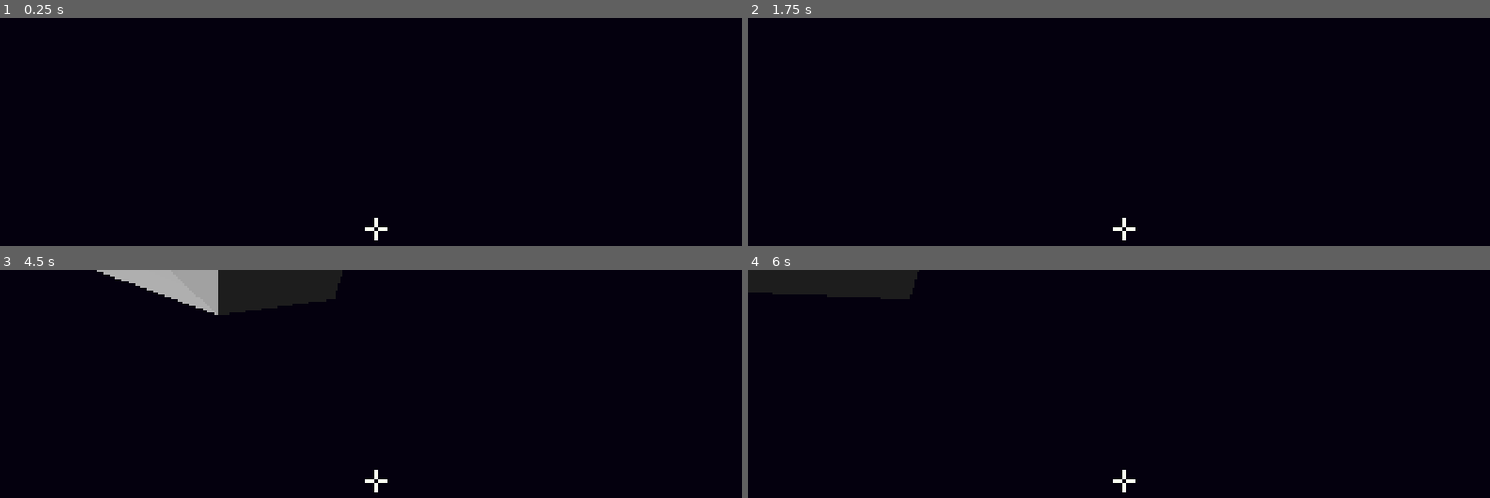
Above: before the commit, frames 1-4 (two rows, left to right).
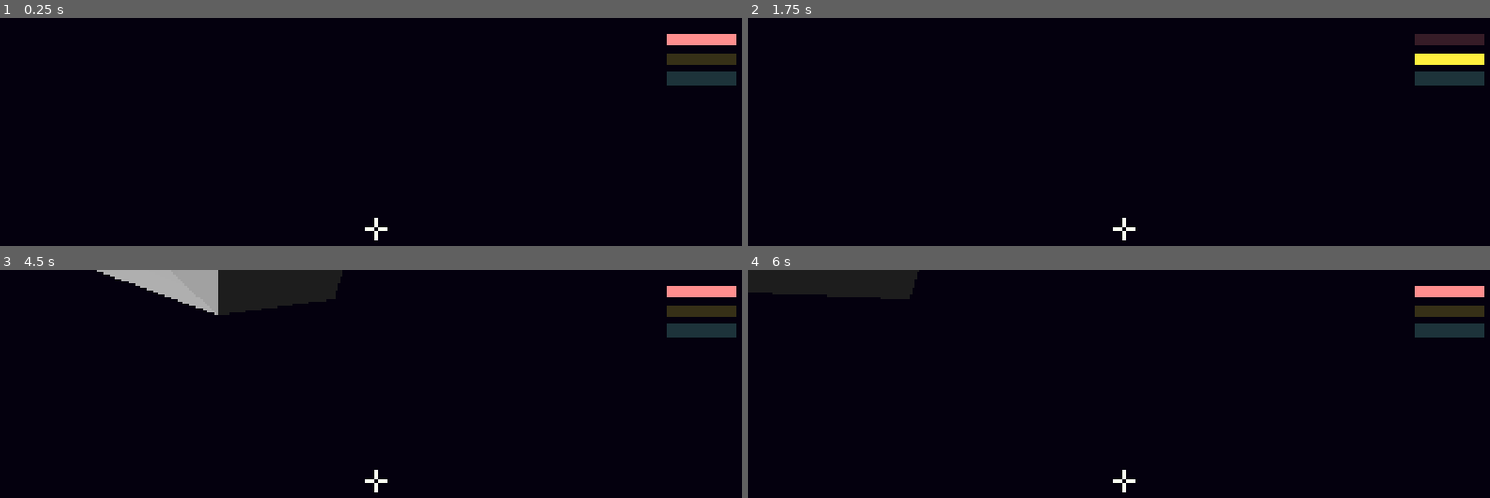
Above: after the commit, the same moments.

Repository: CobraScript/space-platformer
Game: Godot game, scene res://scenes/main.tscn
Same seed, same stepped clock (60 frames per second), same inputs: the game is played once before the commit and once after it.
Inputs (mouse positions are in pixels of both pictures, inside the frame that each line leads up to):
- Up to frame 1 (0.25 s): no input
- Up to frame 2 (1.75 s): tap Enter at 0.5 s; move the mouse to (1163, 227) at 0.52 s; press the mouse at (1163, 227) at 0.53 s; right-click (1163, 227) at 0.8 s; tap Space at 1.25 s; move the mouse to (1089, 230) at 1.27 s; release the mouse at (1089, 230) at 1.28 s; right-click (1089, 230) at 1.35 s; tap Mouse wheel down (throw_speed_down, bound only after the co… at 1.55 s
- Up to frame 3 (4.5 s): tap Enter at 2, 3.5 s; move the mouse to (393, 472) at 2.02 s; hold Mouse wheel down (throw_speed_down, bound only after the co… 2.03-2.78 s; tap Mouse wheel up (throw_speed_up, bound only after the commit) at 2.3, 2.85 s; tap Space at 2.75, 4.25 s; move the mouse to (363, 488) at 2.77 s; click (363, 488) at 3.05 s; move the mouse to (430, 486) at 3.52 s; press the mouse at (430, 486) at 3.53 s; right-click (430, 486) at 3.8 s; move the mouse to (319, 475) at 4.27 s; release the mouse at (319, 475) at 4.28 s; right-click (319, 475) at 4.35 s
- Up to frame 4 (6 s): tap Mouse wheel down (throw_speed_down, bound only after the co… at 4.55 s; move the mouse to (1133, 482) at 5.02 s; hold Mouse wheel down (throw_speed_down, bound only after the co… 5.03-5.78 s; tap Mouse wheel up (throw_speed_up, bound only after the commit) at 5.3, 5.85 s; move the mouse to (1096, 472) at 5.77 s

The runs differ from the first frame. In frame 1, 1.5% of the frame differs, in the area x 89-100%, y 6-30%; in frame 2, 1.5%; in frame 3, 1.5%; in frame 4, 1.5%.

Commit message:
Added different throwing speeds

Diff:
--- a/project.godot
+++ b/project.godot
@@ -48,6 +48,16 @@
 "events": [Object(InputEventMouseButton,"resource_local_to_scene":false,"resource_name":"","device":-1,"window_id":0,"a …(258 unchanged characters)…
 ]
 }
+throw_speed_up={
+"deadzone": 0.2,
+"events": [Object(InputEventMouseButton,"resource_local_to_scene":false,"resource_name":"","device":-1,"window_id":0,"alt_pressed":false,"shift_pressed":false,"ctrl_pressed":false,"meta_pressed":false,"button_mask":8,"position":Vector2(118, 27),"global_position":Vector2(132, 100),"factor":1.0,"button_index":4,"canceled":false,"pressed":true,"double_click":false,"script":null)
+]
+}
+throw_speed_down={
+"deadzone": 0.2,
+"events": [Object(InputEventMouseButton,"resource_local_to_scene":false,"resource_name":"","device":-1,"window_id":0,"alt_pressed":false,"shift_pressed":false,"ctrl_pressed":false,"meta_pressed":false,"button_mask":16,"position":Vector2(268, 28),"global_position":Vector2(282, 101),"factor":1.0,"button_index":5,"canceled":false,"pressed":true,"double_click":false,"script":null)
+]
+}
 
 [layer_names]
 
--- a/scenes/player.tscn
+++ b/scenes/player.tscn
@@ -10,8 +10,8 @@
 script = ExtResource("1_3vyb7")
 sensitivity = 0.004
 debris_hold_offset = Vector3(0, 0, -1.3)
-debris_throw_impulse = 240.0
 mass = 60.0
+debris_throw_impulses = Array[float]([400.0, 240.0, 150.0])
 
 [node name="CollisionShape3D" type="CollisionShape3D" parent="." unique_id=354367750]
 transform = Transform3D(1, 0, 0, 0, -4.371139e-08, 1, 0, -1, -4.371139e-08, 0, 0, 0)
--- a/scenes/ui.tscn
+++ b/scenes/ui.tscn
@@ -1,6 +1,7 @@
 [gd_scene format=3 uid="uid://0ysaefpfdvx8"]
 
 [ext_resource type="Shader" uid="uid://dva7y8mgogg01" path="res://assets/invert.gdshader" id="1_nt7q6"]
+[ext_resource type="Script" uid="uid://cn10viokb6flb" path="res://scripts/ui.gd" id="1_x4jx1"]
 
 [sub_resource type="ShaderMaterial" id="ShaderMaterial_c6smh"]
 shader = ExtResource("1_nt7q6")
@@ -12,6 +13,7 @@
 anchor_bottom = 1.0
 grow_horizontal = 2
 grow_vertical = 2
+script = ExtResource("1_x4jx1")
 
 [node name="Crosshair" type="Control" parent="." unique_id=1048485022]
 layout_mode = 1
@@ -56,3 +58,38 @@
 offset_left = 27.0
 offset_right = 33.0
 offset_bottom = 22.0
+
+[node name="ThrowSpeedPanel" type="Control" parent="." unique_id=2015251866]
+layout_mode = 1
+anchors_preset = 1
+anchor_left = 1.0
+anchor_right = 1.0
+offset_left = -230.0
+offset_top = 30.0
+offset_right = -30.0
+offset_bottom = 180.0
+grow_horizontal = 0
+
+[node name="ColorRect" type="ColorRect" parent="ThrowSpeedPanel" unique_id=1060168515]
+layout_mode = 0
+offset_left = 10.0
+offset_top = 10.0
+offset_right = 190.0
+offset_bottom = 40.0
+color = Color(1, 0.55699646, 0.55699646, 1)
+
+[node name="ColorRect2" type="ColorRect" parent="ThrowSpeedPanel" unique_id=1706388121]
+layout_mode = 0
+offset_left = 10.0
+offset_top = 60.0
+offset_right = 190.0
+offset_bottom = 90.0
+color = Color(1, 0.93719584, 0.24132377, 1)
+
+[node name="ColorRect3" type="ColorRect" parent="ThrowSpeedPanel" unique_id=1866484670]
+layout_mode = 0
+offset_left = 10.0
+offset_top = 110.0
+offset_right = 190.0
+offset_bottom = 140.0
+color = Color(0.50438434, 1, 0.9231401, 1)
--- a/scripts/player.gd
+++ b/scripts/player.gd
@@ -3,13 +3,14 @@
 
 @export var sensitivity: float
 @export var debris_hold_offset: Vector3
-@export var debris_throw_impulse: float
 @export var mass: float
+@export var debris_throw_impulses: Array[float]
 
 @onready var camera: Camera3D = $Camera3D
 @onready var ray: RayCast3D = $Camera3D/RayCast3D
 
 var debris: RigidBody3D
+var throw_speed_index: int = 0
 
 
 func _ready() -> void:
@@ -28,23 +29,34 @@
 		# Turning the camera
 		if event is InputEventMouseMotion:
 			rotation.y += -event.relative.x * sensitivity
-			rotation.x = clampf(
-				rotation.x - event.relative.y * sensitivity, -PI / 2, PI / 2)
+			rotation.x = clampf(rotation.x - event.relative.y * sensitivity,
+								-PI / 2, PI / 2)
 			if debris:
 				position = debris.position - basis * debris_hold_offset
 
-		# Grabbing debris (aka tungsten cube)
-		if event.is_action_pressed("grab_debris") and not debris and ray.is_colliding():
+		# Grabbing debris
+		if event.is_action_pressed("grab_debris") and not debris \
+				and ray.is_colliding():
 			debris = ray.get_collider()
 			var offset: Vector3 = basis * debris_hold_offset
 			position = debris.position - offset
 			velocity = Vector3.ZERO
 
-		# Throwing debris and launching player at 5 billion mph
+		# Throwing debris and launching player
 		if event.is_action_pressed("throw_debris") and debris:
 			debris.freeze = false
 			var dir: Vector3 = basis * Vector3.FORWARD
-			debris.apply_impulse(debris_throw_impulse * dir)
-			debris.apply_torque_impulse(Vector3(randf_range(-5, 5),randf_range(-5, 5),randf_range(-5, 5)))
-			velocity = debris_throw_impulse / mass * -dir
+			var impulse: float = debris_throw_impulses[throw_speed_index]
+			debris.apply_impulse(impulse * dir)
+			debris.apply_torque_impulse(Vector3(
+				randf_range(-5, 5), randf_range(-5, 5), randf_range(-5, 5)
+			))
+			velocity = impulse / mass * -dir
 			debris = null
+
+		# Throw speed
+		if event.is_action_pressed("throw_speed_up"):
+			throw_speed_index -= 1
+		if event.is_action_pressed("throw_speed_down"):
+			throw_speed_index += 1
+		throw_speed_index = clampi(throw_speed_index, 0, 2)
--- /dev/null
+++ b/scripts/ui.gd
@@ -0,0 +1,22 @@
+extends Control
+
+
+@onready var throw_speed_panel = $ThrowSpeedPanel
+
+var throw_speed_index: int = 0
+
+
+func _ready() -> void:
+	for child in throw_speed_panel.get_children():
+		child.modulate.a = 0.2
+	throw_speed_panel.get_child(throw_speed_index).modulate.a = 1
+
+func _input(event: InputEvent) -> void:
+	var prev_index: int = throw_speed_index
+	if event.is_action_pressed("throw_speed_up") and throw_speed_index > 0:
+		throw_speed_index -= 1
+	if event.is_action_pressed("throw_speed_down") and throw_speed_index < 2:
+		throw_speed_index += 1
+	if throw_speed_index != prev_index:
+		throw_speed_panel.get_child(prev_index).modulate.a = 0.2
+		throw_speed_panel.get_child(throw_speed_index).modulate.a = 1
Not shown, added: scripts/ui.gd.uid
